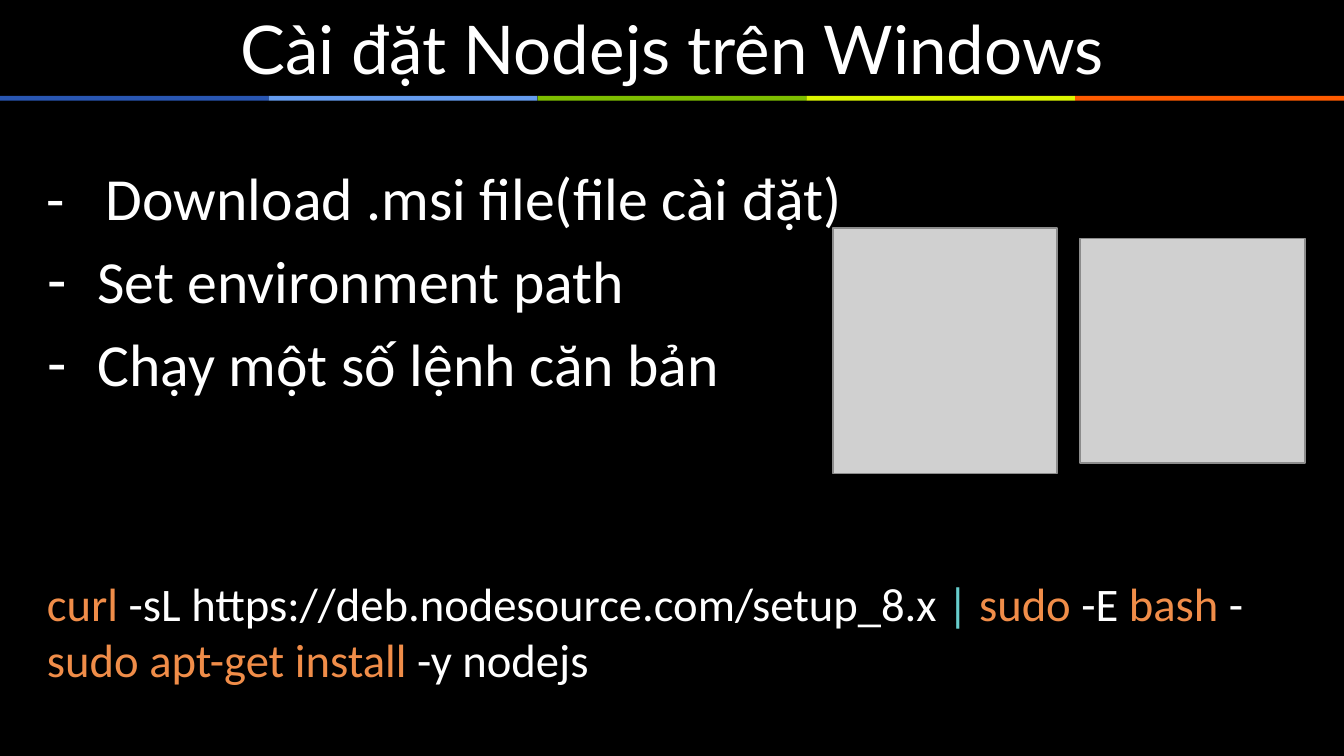
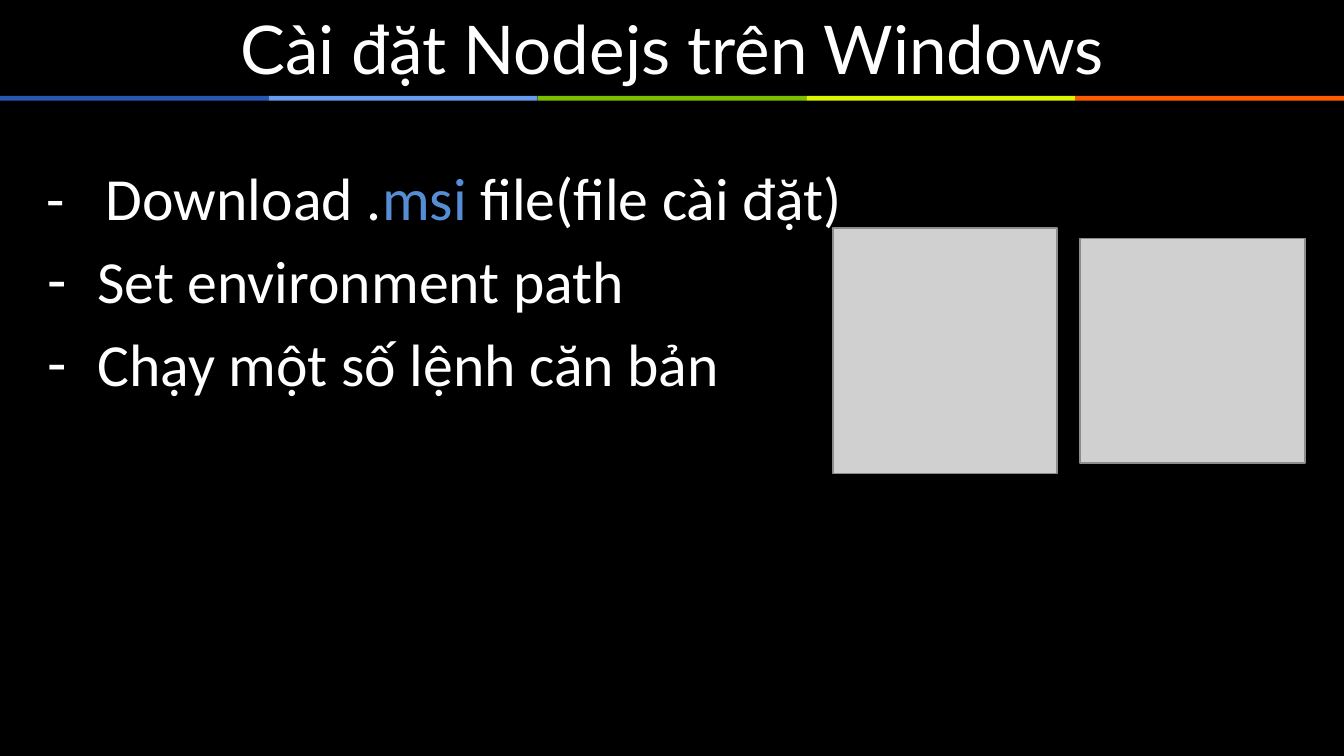
Before and after one commit to sunlight3d/ThucTapNodejsTechmaster, a slide deck: slide 5 of Documents/ThuctapNodejs1.pptx. Drawn at 1344x756 pixels with LibreOffice and Linux fonts; fonts in the diff are those of the drawing; grey boxes stand for pictures. Boxes give left, top, right and bottom in pixels: in the first picture for what was removed or moved away, otherwise in the second. Text is boxed around its words. In the diff, an @@ line names an element or a change of style, - is before the commit and + after.

```diff
--- a/Documents/ThuctapNodejs1.pptx
+++ b/Documents/ThuctapNodejs1.pptx
@@ text at box(106, 176, 842, 235): text colour #FFFFFF to #558ED5 in ".msi" @@
@@ text at box(47, 588, 1218, 685): paragraph removed @@
-curl -sL https://deb.nodesource.com/setup_8.x | sudo -E bash - sudo apt-get install -y nodejs
```
Also in this commit, not shown: 5 other slides changed, 1 slide removed, 15 other files.
